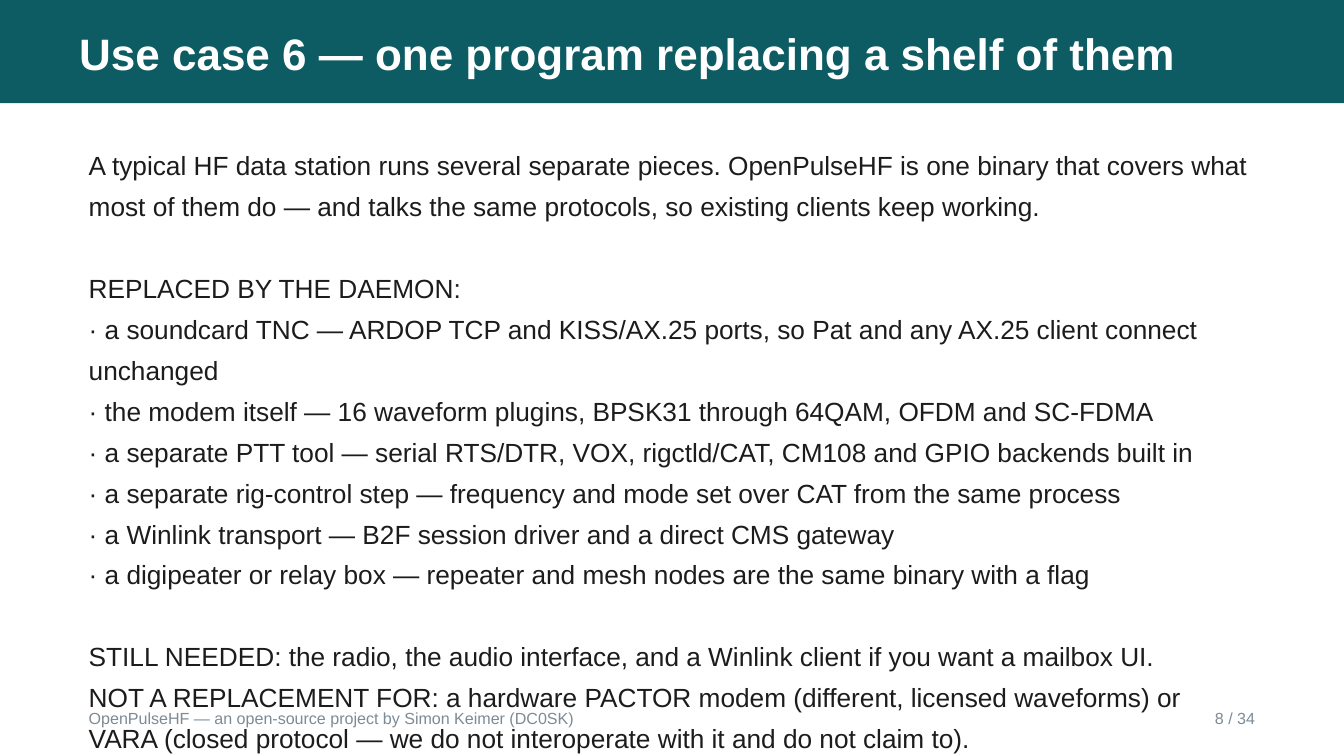
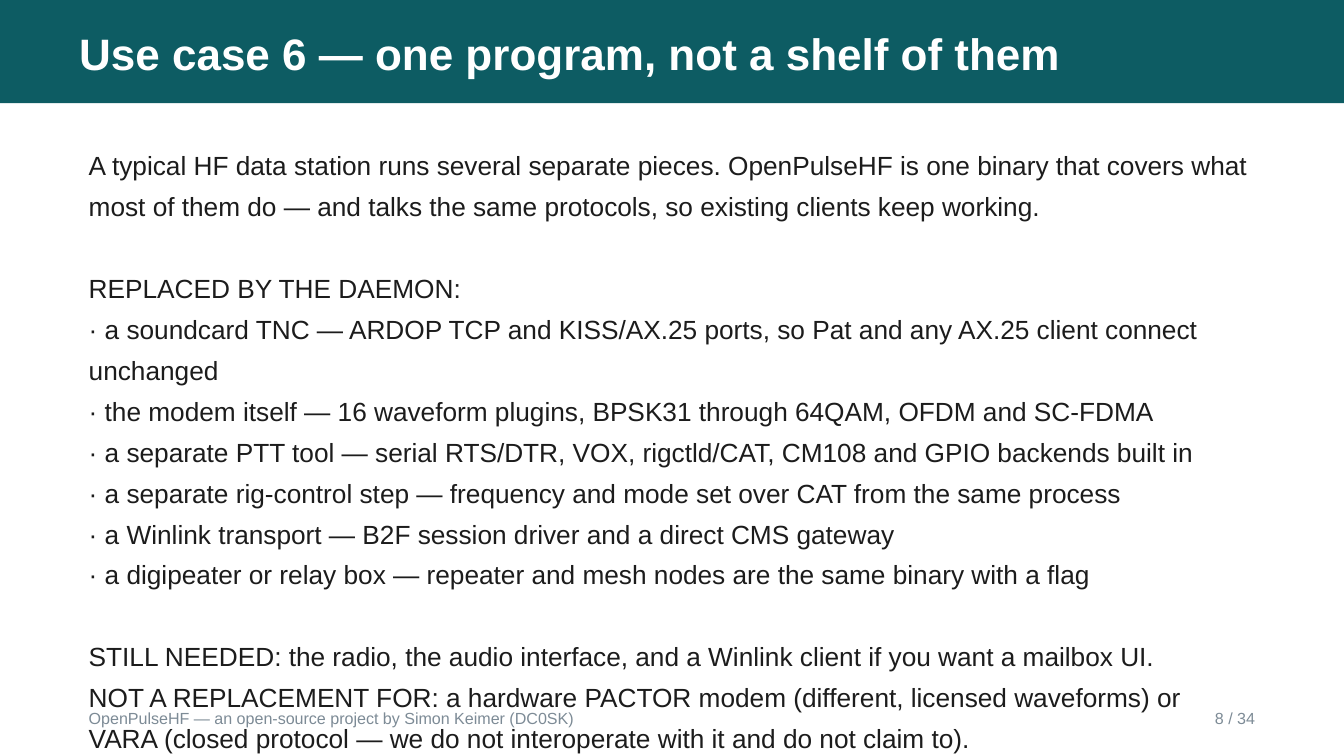
Before and after one commit to dc0sk/OpenPulseHF, a slide deck: slide 8 of docs/presentations/OpenPulseHF-Overview.odp. Drawn at 1344x756 pixels with LibreOffice and Linux fonts; fonts in the diff are those of the drawing. Boxes give left, top, right and bottom in pixels: in the first picture for what was removed or moved away, otherwise in the second. Text is boxed around its words. In the diff, an @@ line names an element or a change of style, - is before the commit and + after.

```diff
--- a/docs/presentations/OpenPulseHF-Overview.odp
+++ b/docs/presentations/OpenPulseHF-Overview.odp
@@ text at (x1=79, y1=38, x2=1059, y2=78): text changed @@
-Use case 6 — one program replacing a shelf of them
+Use case 6 — one program, not a shelf of them
```
Also in this commit, not shown: 2 other slides changed, 7 other files.
